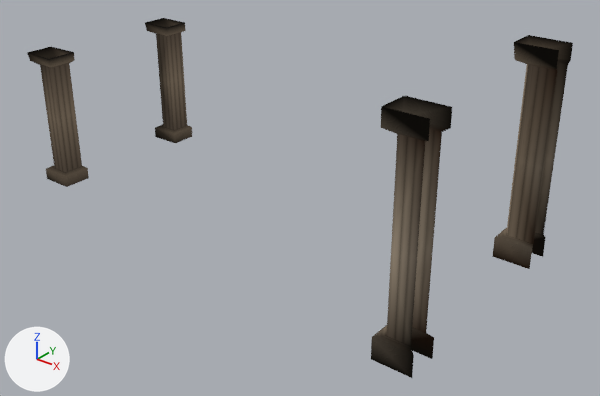
Renders of the glTF model assets/boss_room/pillars.glb from each side of a commit.
Before and after are seen from a 50 mm camera at (293.0, -324.0, 229.0) aimed at (34.0, 0.0, 28.0). Lighting does not change. The marker at lower left points along +X, +Y and +Z. Where no turn or scale is listed for an object, it has been applied to the vertices. Vertices at the same position are counted once.

Names of what the first picture shows: 'pillars'.
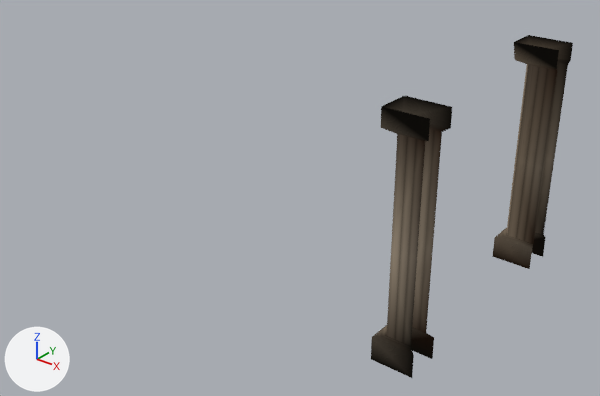
What differs and where, as boxes [x1, y1, x2, y2] in the pictures (600 x 396 px):
'pillars', reshaped (63% narrower): before [27, 18, 573, 378]; after [371, 35, 573, 378]
part 1 of me_cube_006, deleted (brown): before [27, 47, 89, 187]
part 2 of me_cube_006, deleted (brown): before [145, 18, 192, 143]

Diff of the bpy script that builds the scene:
```diff
--- a/assets/boss_room/pillars.glb.py
+++ b/assets/boss_room/pillars.glb.py
@@ me_cube_006 @@
 me_cube_006.from_pydata(...)  # 124 vertices, 192 faces; spans x -117.0..161.0, y -67.0..68.0, z 0.0..119.0
 # used by ob_pillars; location = (-11.9, 0.1, 1.0)
+# me_cube_006 part 1: the loose piece of 31 vertices spanning x -117.0..-95.0, y -53.0..-35.0, z 11.0..92.0 is deleted
+# me_cube_006 part 2: the loose piece of 31 vertices spanning x -117.0..-95.0, y 38.0..55.0, z 11.0..92.0 is deleted
 me_cube_006.materials.append(mat_pillars)
```
